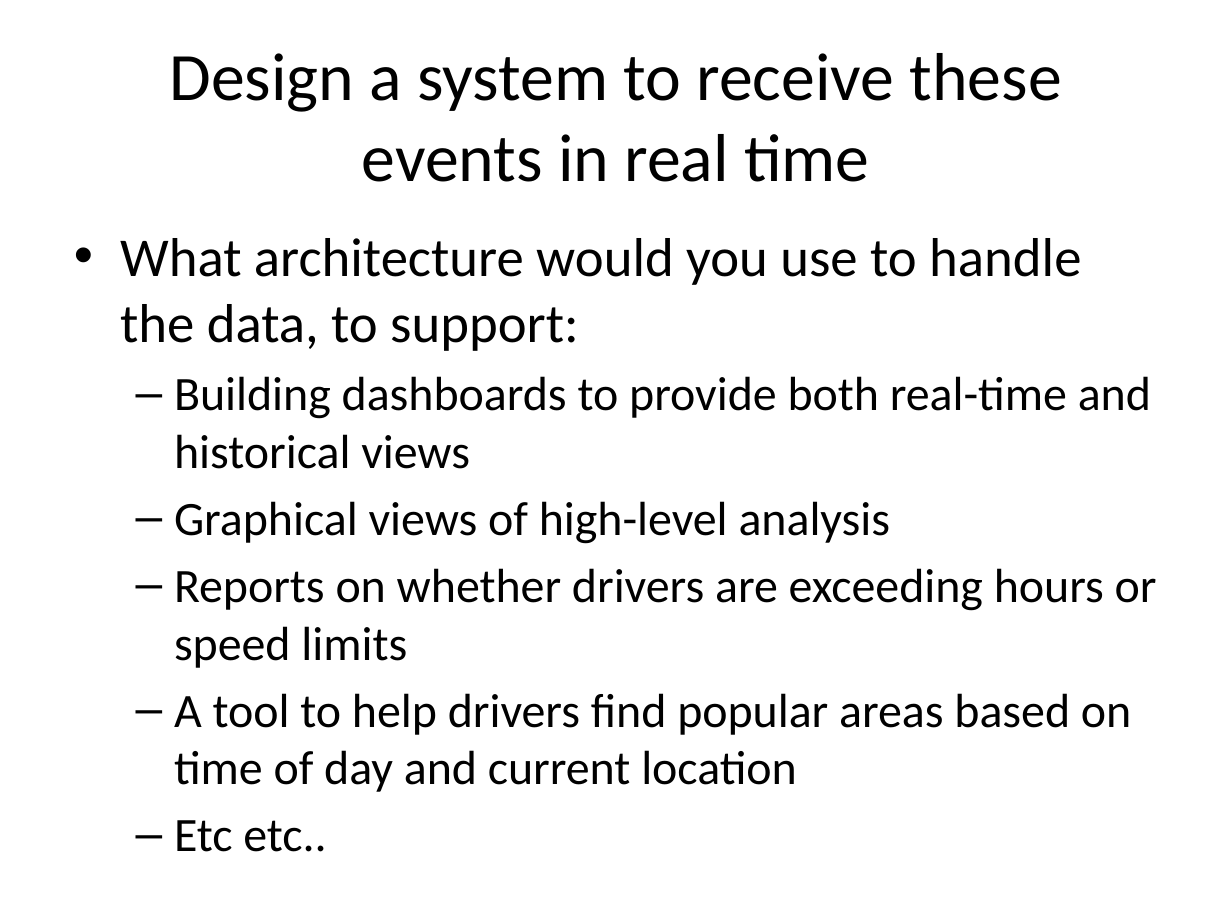
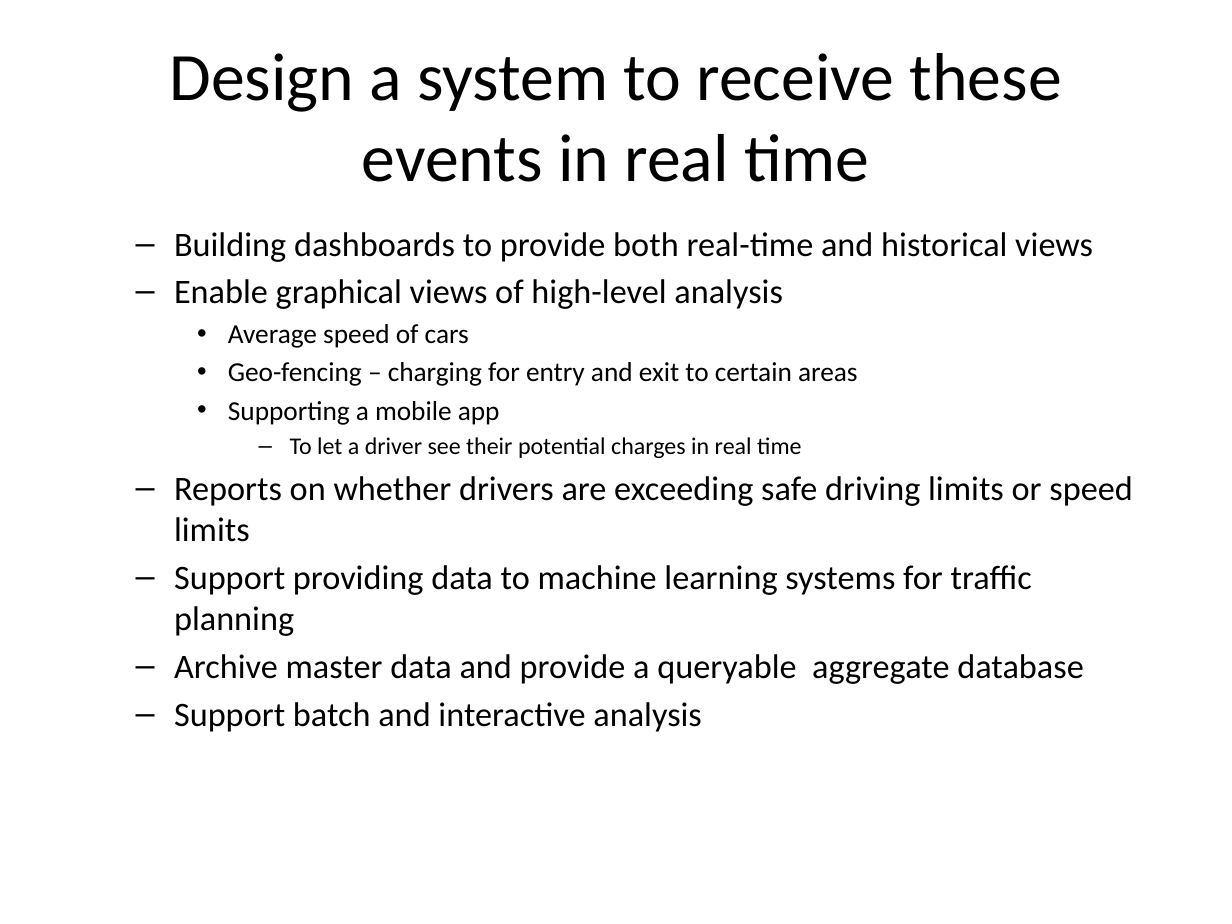
Before and after one commit to pzfreo/ox-clo, a slide deck: slide 3 of pres-source/old-etc/group.pptx (slide 4 before the commit). Drawn at 1232x924 pixels with LibreOffice and Linux fonts; fonts in the diff are those of the drawing. Boxes give left, top, right and bottom in pixels: in the first picture for what was removed or moved away, otherwise in the second. Text is boxed around its words. In the diff, an @@ line names an element or a change of style, - is before the commit and + after.

```diff
--- a/pres-source/old-etc/group.pptx
+++ b/pres-source/old-etc/group.pptx
@@ text at [120, 238, 1081, 351]: paragraph removed @@
-• What architecture would you use to handle the data, to support:
@@ text at [174, 232, 1093, 262]: size 28 to 20 pt in "Building dashboards to provide both real-time and ..."; less space between paragraphs @@
@@ text at [174, 279, 1132, 732]: text changed; size 28 to 20 pt @@
-  – Graphical views of high-level analysis
-  – Reports on whether drivers are exceeding hours or speed limits
-  – A tool to help drivers find popular areas based on time of day and current location
-  – Etc etc..
+  – Enable graphical views of high-level analysis
+    • Average speed of cars
+    • Geo-fencing – charging for entry and exit to certain areas
+    • Supporting a mobile app
+      – To let a driver see their potential charges in real time
+  – Reports on whether drivers are exceeding safe driving limits or speed limits
+  – Support providing data to machine learning systems for traffic planning
+  – Archive master data and provide a queryable aggregate database
+  – Support batch and interactive analysis
```
Also in this commit, not shown: 1 slide added, 2 slides removed, 6 other files.
